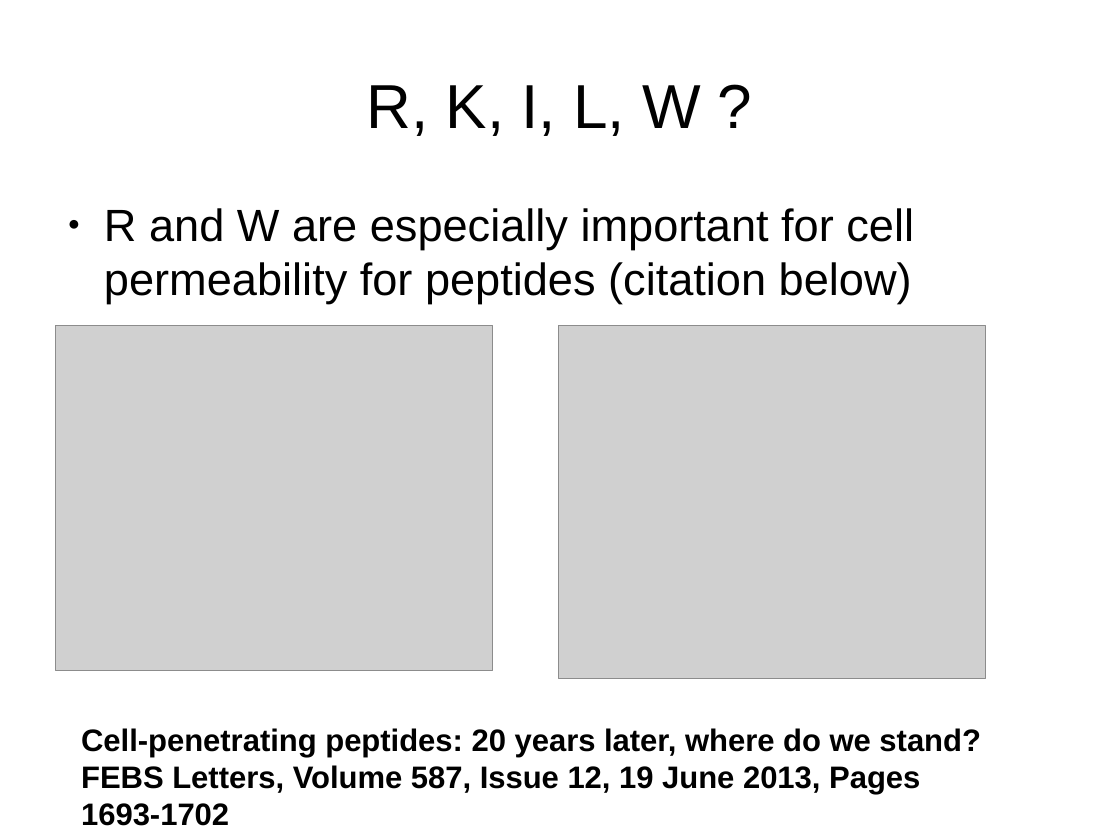
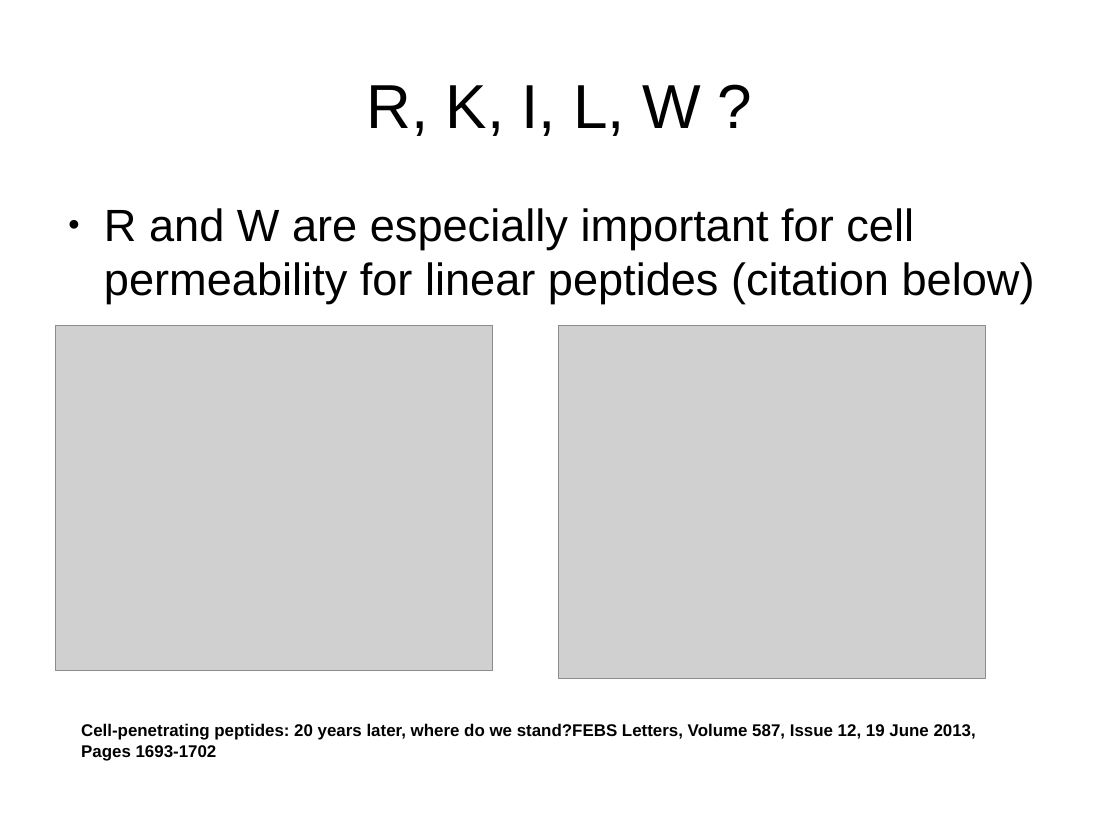
Before and after one commit to leexa90/Projects, a slide deck: slide 15 of toxicity/Final/Permability/all_seq/permaubility slides2.odp. Drawn at 1120x840 pixels with LibreOffice and Linux fonts; fonts in the diff are those of the drawing; grey boxes stand for pictures. Boxes give left, top, right and bottom in pixels: in the first picture for what was removed or moved away, otherwise in the second. Text is boxed around its words. In the diff, an @@ line names an element or a change of style, - is before the commit and + after.

```diff
--- a/toxicity/Final/Permability/all_seq/permaubility slides2.odp
+++ b/toxicity/Final/Permability/all_seq/permaubility slides2.odp
@@ text at (104, 208, 1035, 304): text changed @@
-● R and W are especially important for cell permeability for peptides (citation below)
+● R and W are especially important for cell permeability for linear peptides (citation below)
@@ text "Cell-penetrating peptides: 20 years later, ..." at (81, 723, 976, 761): size 22 to 12 pt @@
```
Also in this commit, not shown: 2 other slides changed, 1 slide added, 1 slide removed, 8 other files.
